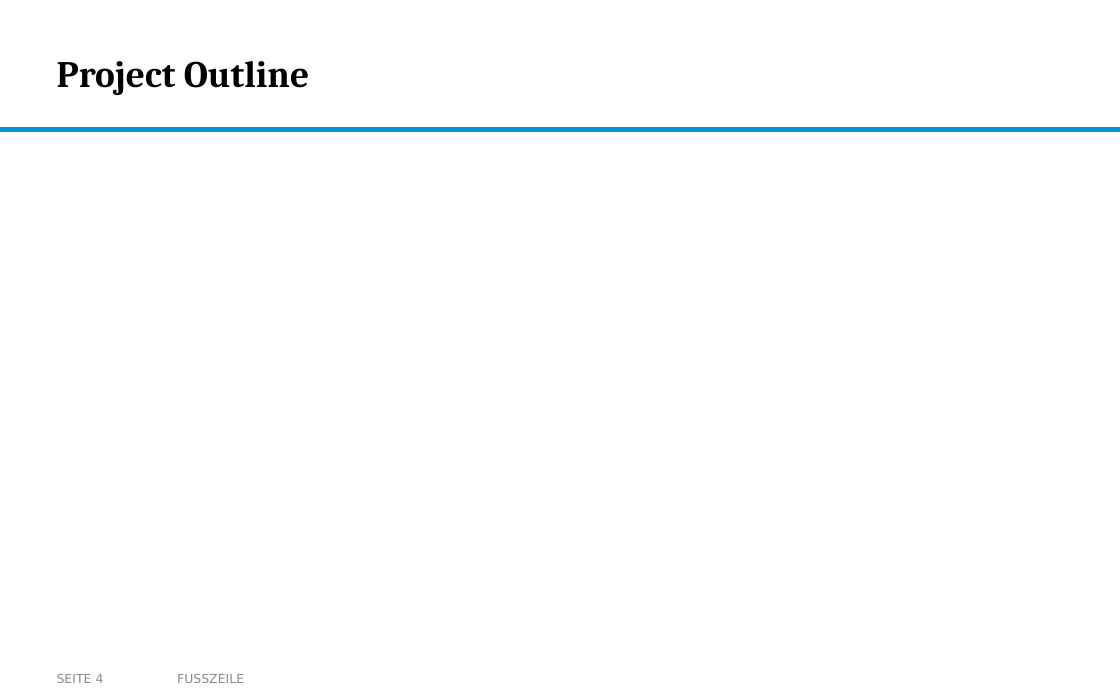
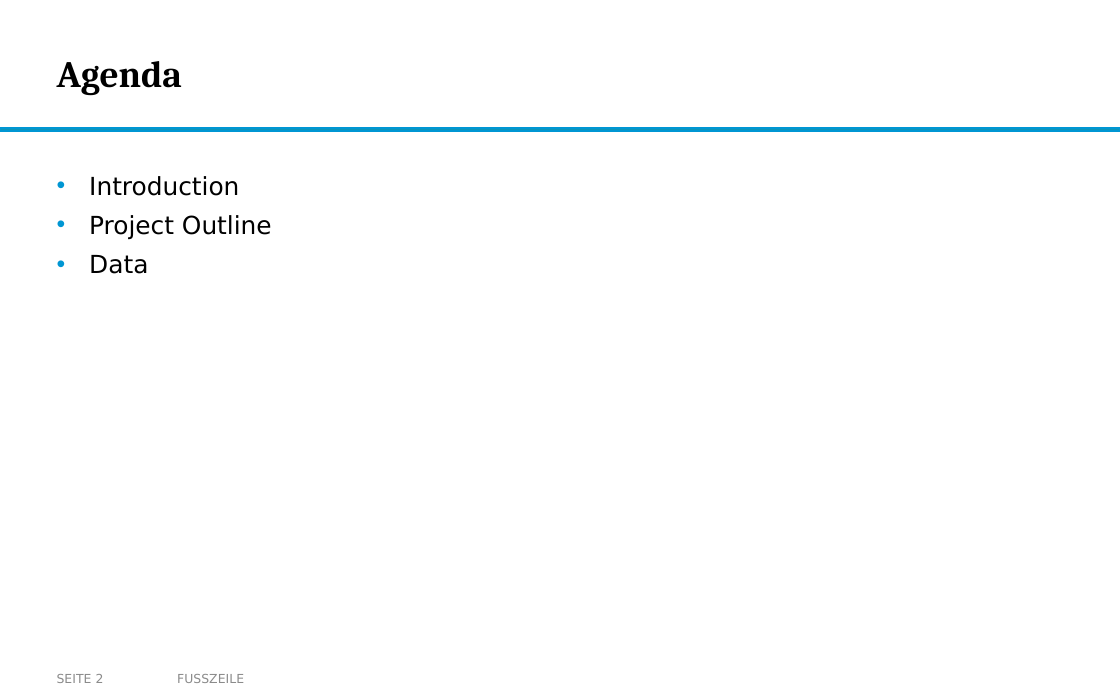
Before and after one commit to nikmaster/wu_dslab_infrared-city, a slide deck: slide 2 of deliverables/3b. intermediate slides/Intermediate Slides.pptx (slide 4 before the commit). Drawn at 1120x700 pixels with LibreOffice and Linux fonts; fonts in the diff are those of the drawing; background and template pictures are left out. Boxes give left, top, right and bottom in pixels: in the first picture for what was removed or moved away, otherwise in the second. Text is boxed around its words. In the diff, an @@ line names an element or a change of style, - is before the commit and + after.

Commit message:
slides: introduction skeleton

```diff
--- a/deliverables/3b. intermediate slides/Intermediate Slides.pptx
+++ b/deliverables/3b. intermediate slides/Intermediate Slides.pptx
@@ title at (57,61,182,96): text changed @@
-Project Outline
+Agenda
@@ text added at (89,176,272,274), 16 pt, text #000000 @@
+• Introduction
+• Project Outline
+• Data
@@ page number at (57,674,104,683): text changed @@
-SEITE 4
+SEITE 2
```
Also in this commit, not shown: 1 other slide changed, 3 slides added, 1 slide removed.
